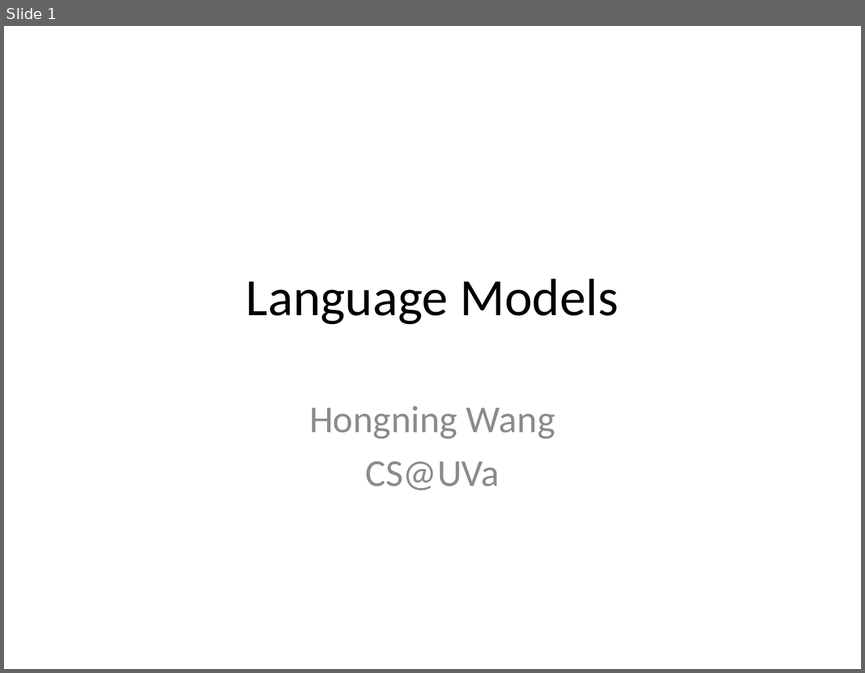
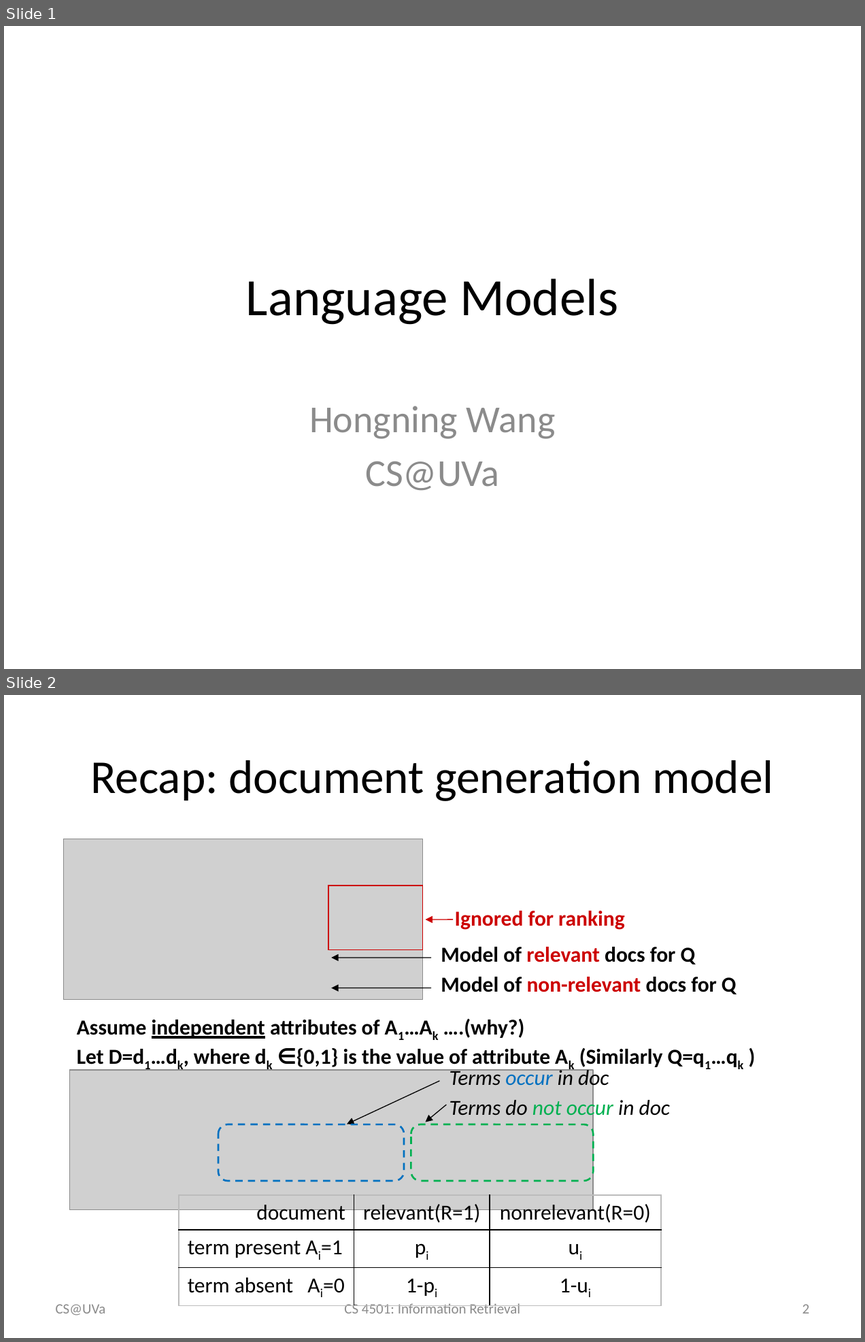
Before and after one commit to wang296/IR2015, a slide deck: docs/Language Models.pptx. Shown one above the other, each under a label of ours: slide 1 before the commit, slides 1 and 2 after it. The pictures are 865x673 and 865x1342 pixels, drawn with LibreOffice and Linux fonts; fonts in the diff are those of the drawing; grey boxes stand for pictures. Boxes give left, top, right and bottom in pixels: in the first picture for what was removed or moved away, otherwise in the second. Text is boxed around its words. In the diff, an @@ line names an element or a change of style, - is before the commit and + after.

```diff
--- a/docs/Language Models.pptx
+++ b/docs/Language Models.pptx
@@ slide 2 added at [4,695,861,1338], background #FFFFFF @@
@@ title added at [90,760,774,801], 39.6 pt, text #000000 @@
+Recap: document generation model
@@ picture added at [63,839,422,999] @@
@@ rectangle added at [329,885,423,949], outline #CC0000 0.75 pt @@
@@ text added at [455,911,624,930], 18 pt, text #CC0000, bold @@
+Ignored for ranking
@@ arrow added from (453, 919) to (426, 919), #CC0000 0.75 pt @@
@@ group added at [331,947,736,994]: 2 texts, 2 arrows @@
+Model of relevant docs for Q
+Model of non-relevant docs for Q
@@ text added at [77,1019,704,1067], 18 pt, text #000000, bold @@
+Assume independent attributes of A1…Ak ….(why?)
+Let D=d1…dk, where dk ∈{0,1} is the value of attribute Ak (Similarly Q=q1…qk )
@@ picture added at [69,1070,593,1209] @@
@@ arrow added from (439, 1081) to (347, 1124), #000000 0.75 pt @@
@@ text added at [449,1066,609,1089], 18 pt, text #000000, italic @@
+Terms occur in doc
@@ text added at [449,1097,670,1120], 18 pt, text #000000, italic @@
+Terms do not occur in doc
@@ arrow added from (446, 1104) to (426, 1121), #000000 0.75 pt @@
@@ rounded rectangle added at [218,1124,404,1181], outline #0070C0 1.5 pt dashed @@
@@ rounded rectangle added at [411,1124,593,1181], outline #00B050 1.5 pt dashed @@
@@ table added at [179,1195,660,1300], 3 rows, 3 columns @@
+document | relevant(R=1) | nonrelevant(R=0)
+term present Ai=1 | pi | ui
+term absent Ai=0 | 1-pi | 1-ui
@@ text added at [56,1304,106,1315], 12 pt, text #8C8C8C @@
+CS@UVa
@@ text added at [344,1301,520,1313], 12 pt, text #8C8C8C @@
+CS 4501: Information Retrieval
@@ page number added at [802,1304,810,1313], 12 pt, text #8C8C8C @@
+2
```
Also in this commit, not shown: 44 slides changed, 8 other slides added, 1 slide removed, 1 other file.
